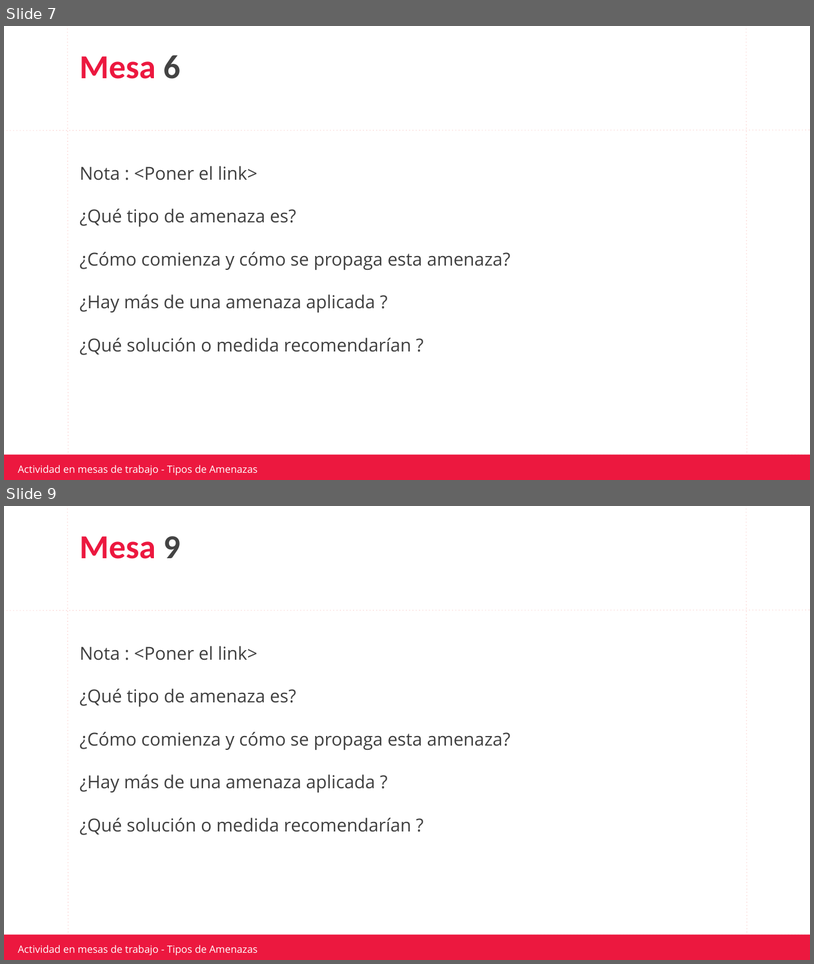
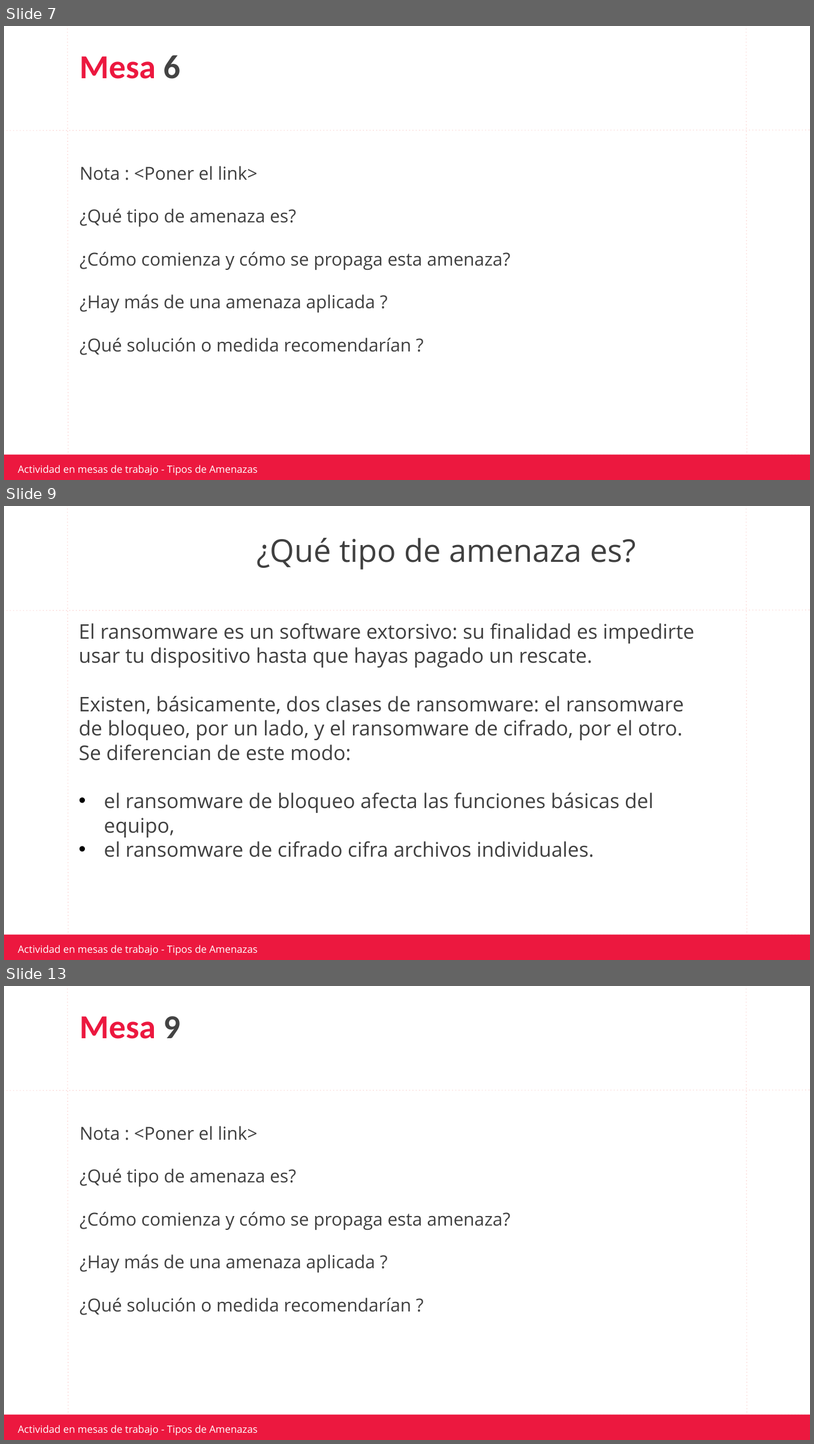
Before and after one commit to jpereyradh/Mochila_0921TDIIFN1C5LAED0921PT, a slide deck: Clase 24- Amenazas/Material/Actividad Tipos de amenazas.pptx. Shown one above the other, each under a label of ours: slides 7 and 9 before the commit, slides 7, 9 and 13 after it; the slides between them are not shown. The pictures are 814x964 and 814x1444 pixels, drawn with LibreOffice and Linux fonts; fonts in the diff are those of the drawing; background and template pictures are left out. Boxes give left, top, right and bottom in pixels: in the first picture for what was removed or moved away, otherwise in the second. Text is boxed around its words. In the diff, an @@ line names an element or a change of style, - is before the commit and + after.

Commit message:
se cambio una carpeta de lugar y se realizó la actividad de Amenazas

```diff
--- a/Clase 24- Amenazas/Material/Actividad Tipos de amenazas.pptx
+++ b/Clase 24- Amenazas/Material/Actividad Tipos de amenazas.pptx
@@ slide 9 added at bbox=[4, 506, 810, 960], background #FFFFFF; not listed: 6 template elements that a slide beside it also shows @@
@@ title added at bbox=[257, 538, 636, 570], 28 pt, text #3F3F3F @@
+¿Qué tipo de amenaza es?
@@ text added at bbox=[79, 623, 695, 857], 18 pt, text #3F3F3F @@
+El ransomware es un software extorsivo: su finalidad es impedirte usar tu dispositivo hasta que hayas pagado un rescate.
+Existen, básicamente, dos clases de ransomware: el ransomware de bloqueo, por un lado, y el ransomware de cifrado, por el otro. Se diferencian de este modo:
+• el ransomware de bloqueo afecta las funciones básicas del equipo,
+• el ransomware de cifrado cifra archivos individuales.
@@ what was slide 9 is now slide 13 @@
```
Also in this commit, not shown: 2 slides changed, 3 other slides added, 3 other files.
